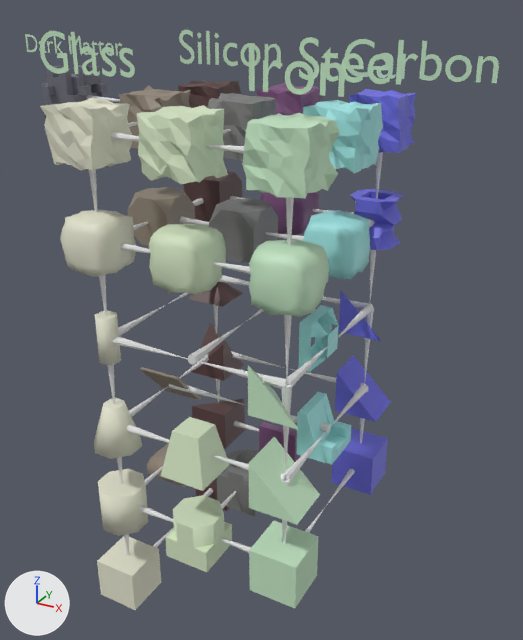
What one commit did to the Blender file dist/Model/crafting tree.blend.
Rendered twice from a 50 mm camera at (7.01, -12.03, 2.14) aimed at (-0.11, 0.91, -4.33). Every picture has the same lights, and +X, +Y and +Z are marked at lower left.

In view in the first picture: 'Carbon', 'Cube.001', 'Cube.002', 'Cube.013', 'Cube.022', 'Cube.023', 'Dark Matter', 'Factory', 'Food', 'Full Tank', 'Glass', 'Glass Ore', 'Glass.001', 'Habitat', 'Iron', 'Iron Ore', 'Iron.005', 'Raw Nutrient', 'Silicon', 'Silicon.001', 'Steel', 'Thruster'.
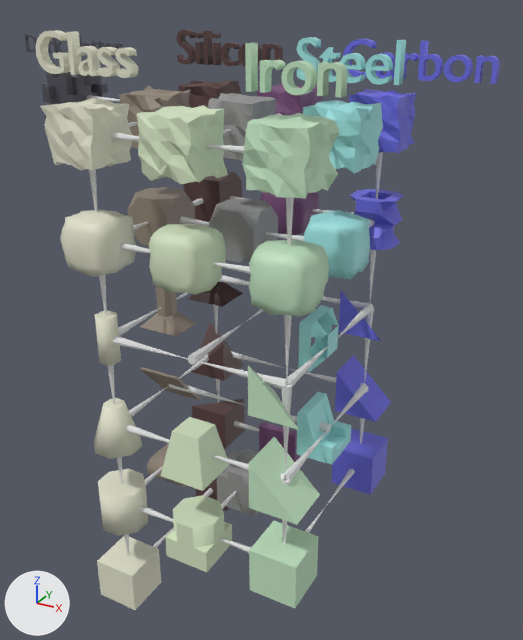
Commit message: update crafting tree

Diff of the bpy script that builds the scene:
```diff
--- a/dist/Model/crafting tree.blend.py
+++ b/dist/Model/crafting tree.blend.py
@@ mat_gray @@
 mat_gray = principled_material('Gray')
-mat_gray.base_color = (0.2, 0.2, 0.2)  # grey #7c7c7c
+mat_gray.base_color = (0.3, 0.3, 0.3)  # grey #959595
@@ mat_black @@
 mat_black = principled_material('Black')
-mat_black.base_color = (0.16, 0.16, 0.2)  # grey #6f6f7c
+mat_black.base_color = (0.08, 0.08, 0.1)  # dark grey #505059
@@ me_cube_044 @@
+me_cube_044.from_pydata([(-0.5, -0.4, -0.5), (-0.5, 0.4, -0.5), (0.5, -0.4, -0.5), (0.5, 0.4, -0.5), (-0.1, -0.2, 0.5), (0.2, 0.1, -0.2), (-0.2, -0.1, -0.2), (-0.1, 0.2, -0.2), (0.1, -0.2, -0.2), (-0.1, -0.2, -0.2), (0.2, -0.1, -0.2), (0.1, 0.2, -0.2), (-0.2, 0.1, -0.2), (-0.2, -0.1, 0.5), (0.2, -0.1, 0.5), (0.1, -0.2, 0.5), (0.1, 0.2, 0.5), (0.2, 0.1, 0.5), (-0.2, 0.1, 0.5), (-0.1, 0.2, 0.5)], [], [(9, 8, 15, 4), (11, 7, 19, 16), (4, 15, 14, 17, 16, 19, 18, 13), (5, 11, 16, 17), (1, 3, 2, 0), (6, 0, 9), (1, 12, 7), (2, 10, 8), (5, 3, 11), (6, 9, 4, 13), (12, 6, 13, 18), (10, 5, 17, 14), (7, 12, 18, 19), (8, 10, 14, 15), (1, 0, 6, 12), (3, 1, 7, 11), (8, 9, 0, 2), (2, 3, 5, 10)])
+me_cube_044.materials.append(mat_orange)  # brown #95887a
@@ txt_text_002 @@
 txt_text_002.body = 'Carbon'
-txt_text_002.materials.append(mat_green)  # white #c5e7c5
+txt_text_002.materials.append(mat_blue)  # blue #706fe7
+txt_text_002.extrude = 0.1
@@ txt_text @@
 txt_text.materials.append(mat_green)
+txt_text.extrude = 0.1
@@ txt_text_003 @@
 txt_text_003.body = 'Glass'
-txt_text_003.materials.append(mat_green)  # white #c5e7c5
+txt_text_003.materials.append(mat_yellow)  # white #e7e7d1
+txt_text_003.extrude = 0.1
@@ txt_text_004 @@
 txt_text_004.body = 'Silicon'
-txt_text_004.materials.append(mat_green)  # white #c5e7c5
+txt_text_004.materials.append(mat_red)  # brown #593f3f
+txt_text_004.extrude = 0.1
@@ txt_text_005 @@
 txt_text_005.body = 'Dark Matter'
-txt_text_005.materials.append(mat_green)  # white #c5e7c5
+txt_text_005.materials.append(mat_black)  # dark grey #505059
+txt_text_005.extrude = 0.05
@@ txt_text_001 @@
 txt_text_001.body = 'Steel'
-txt_text_001.materials.append(mat_green)  # white #c5e7c5
+txt_text_001.materials.append(mat_cyan)  # cyan #a2e7e7
+txt_text_001.extrude = 0.1
@@ ob_silicon_001 @@
-ob_silicon_001 = bpy.data.objects.new('Silicon.001', txt_text_005)
@@ ob_dark_matter @@
-ob_dark_matter = bpy.data.objects.new('Dark Matter', me_cube_043)
-ob_dark_matter.location = (-6.0, 2.0, 0.0)
+ob_dark_matter = bpy.data.objects.new('Dark Matter', txt_text_005)
+ob_dark_matter.location = (-7.4, 2.0, 1.0)
+ob_dark_matter.rotation_euler = (1.571, 0.0, 0.0)  # degrees (90, 0, 0)
+ob_dark_matter.scale = (0.6, 0.6, 0.6)
@@ ob_scanner @@
+ob_scanner = bpy.data.objects.new('scanner', me_cube_044)
+ob_scanner.location = (-2.0, 0.0, -4.0)
@@ ob_dark_matter_001 @@
+ob_dark_matter_001 = bpy.data.objects.new('Dark Matter.001', me_cube_043)
+ob_dark_matter_001.location = (-6.0, 2.0, 0.0)
```

Changed parts and their boxes (x1, y1, x2, y2) in the pictures (523 x 640 px):
'Full Tank', recoloured
    both: (209, 198, 278, 263)
'Glass', reshaped (8% wider)
    before: (40, 31, 135, 78)
    after: (36, 30, 139, 78)
'Iron', reshaped (6% wider)
    before: (249, 43, 345, 97)
    after: (245, 43, 347, 98)
'Steel', reshaped
    before: (299, 37, 404, 85)
    after: (297, 37, 406, 85)
'Carbon', reshaped
    before: (345, 39, 499, 83)
    after: (343, 39, 500, 84)
'Dark Matter', recoloured, reshaped, moved, turned, rescaled
    before: (41, 65, 108, 119)
    after: (24, 34, 123, 56)
'Food', recoloured
    both: (208, 93, 276, 161)
'Silicon', reshaped
    before: (179, 30, 281, 68)
    after: (176, 30, 283, 67)
'Dark Matter.001', added
    after: (41, 66, 108, 119)
'Habitat', recoloured
    both: (217, 449, 259, 516)
'scanner', added
    after: (140, 286, 196, 336)
'Silicon.001', deleted
    before: (25, 34, 122, 56)
